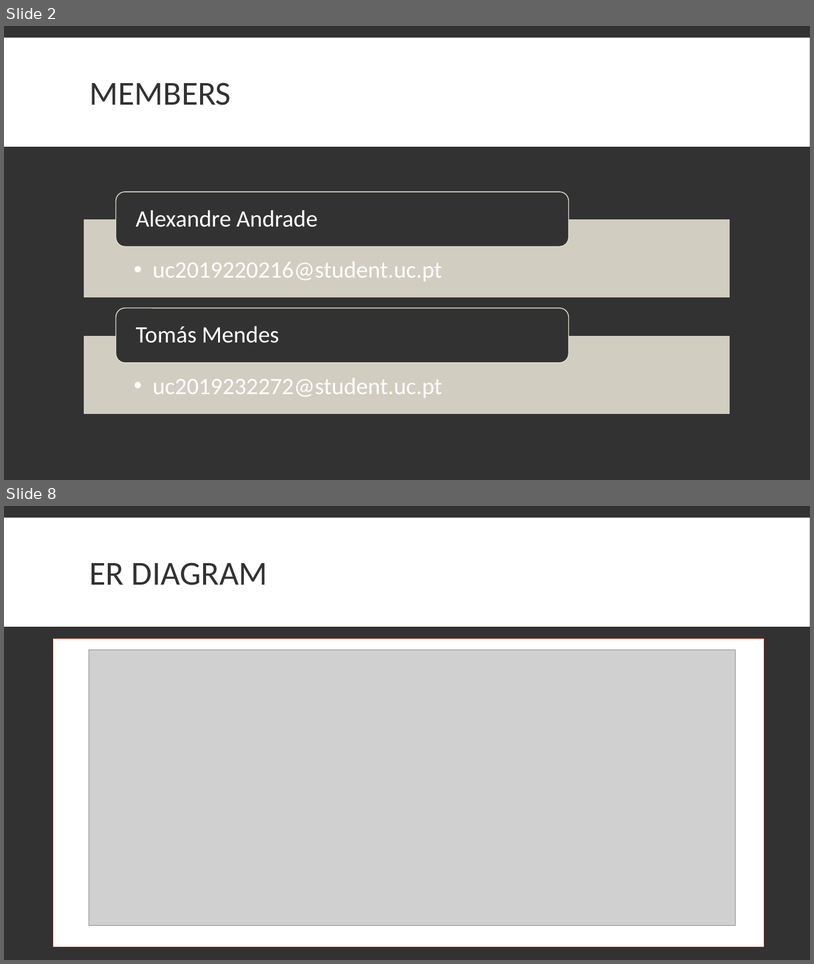
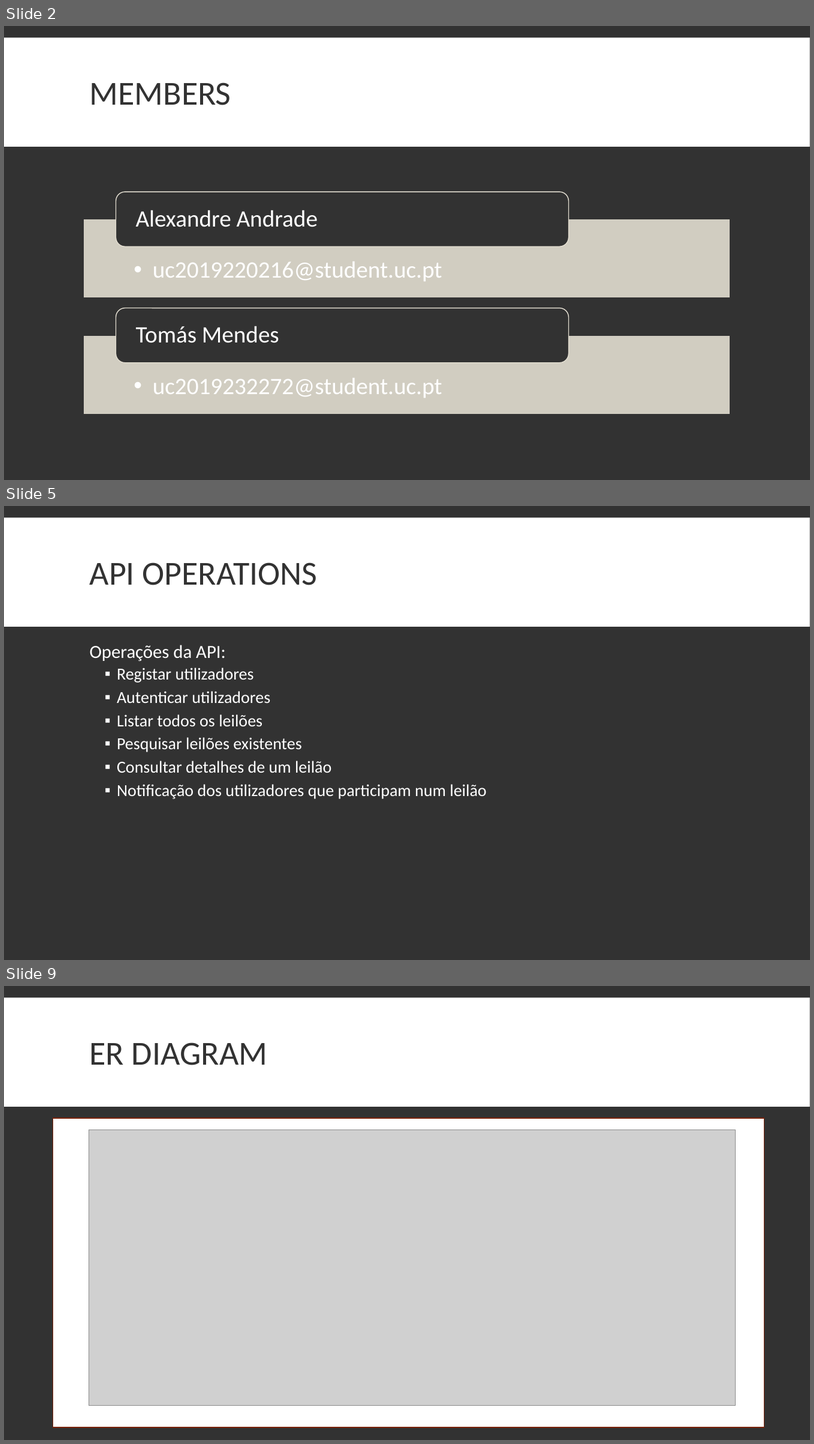
Before and after one commit to tomasbm07/Projeto-BD, a slide deck: Apresentação/Apresentação.pptx. Shown one above the other, each under a label of ours: slides 2 and 8 before the commit, slides 2, 5 and 9 after it; the slides between them are not shown. The pictures are 814x964 and 814x1444 pixels, drawn with LibreOffice and Linux fonts; fonts in the diff are those of the drawing; grey boxes stand for pictures. Boxes give left, top, right and bottom in pixels: in the first picture for what was removed or moved away, otherwise in the second. Text is boxed around its words. In the diff, an @@ line names an element or a change of style, - is before the commit and + after.

```diff
--- a/Apresentação/Apresentação.pptx
+++ b/Apresentação/Apresentação.pptx
@@ slide 5 added at <box>4,506,810,960</box>, background #323232; not listed: 1 template element that a slide beside it also shows @@
@@ title added at <box>90,562,318,585</box>, 40 pt, text #323232 @@
+API OPERATIONS
@@ text added at <box>90,645,486,799</box>, 20 pt, text #FFFFFF @@
+Operações da API:
+  ▪ Registar utilizadores
+  ▪ Autenticar utilizadores
+  ▪ Listar todos os leilões
+  ▪ Pesquisar leilões existentes
+  ▪ Consultar detalhes de um leilão
+  ▪ Notificação dos utilizadores que participam num leilão
@@ what was slide 8 is now slide 9 @@
```
Also in this commit, not shown: 6 slides changed, 3 other files.
